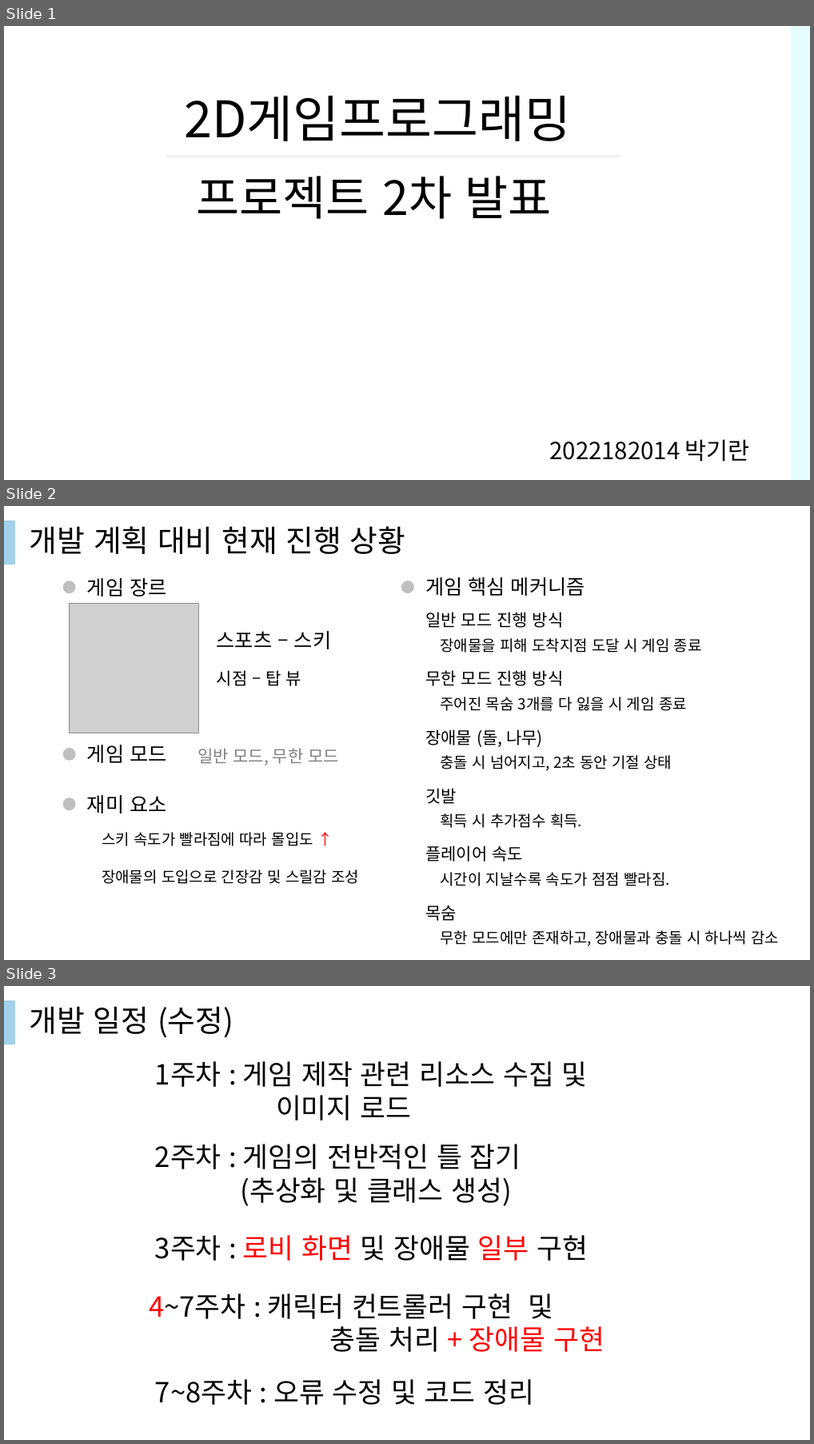
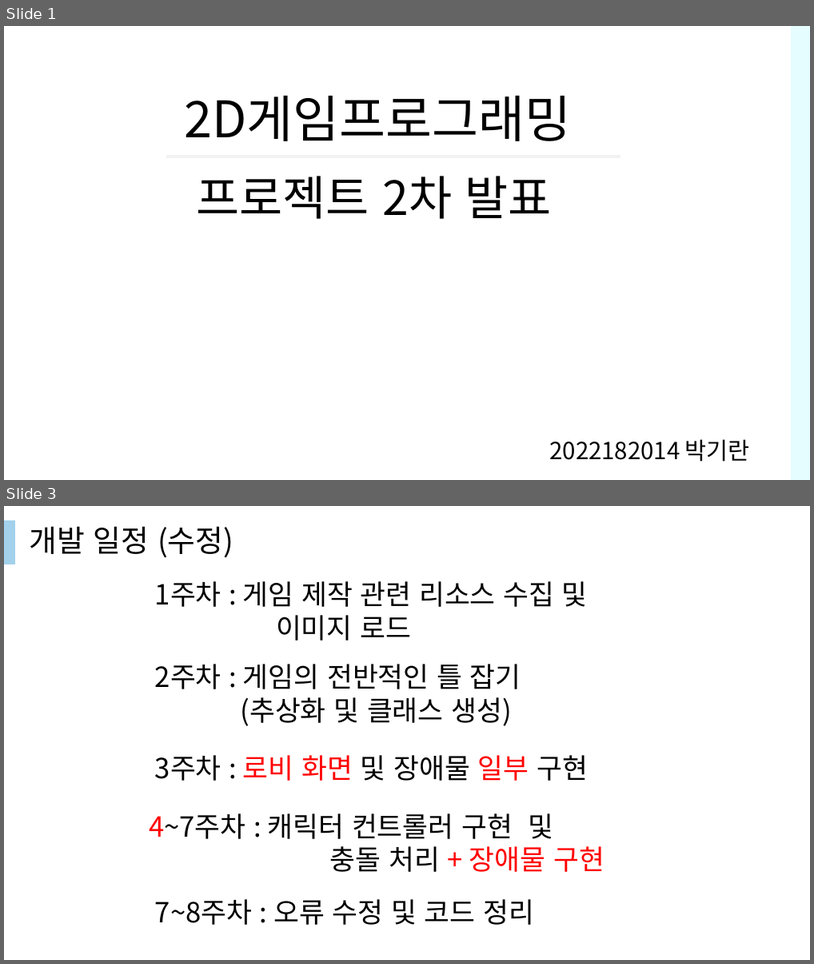
Before and after one commit to pppmang/2DGP_project, a slide deck: 2DGP_2022182014박기란_2차발표.pptx. Shown one above the other, each under a label of ours: slides 1, 2 and 3 before the commit, slides 1 and 3 after it; the slides between them are not shown. The pictures are 814x1444 and 814x964 pixels, drawn with LibreOffice and Linux fonts; fonts in the diff are those of the drawing; grey boxes stand for pictures. Boxes give left, top, right and bottom in pixels: in the first picture for what was removed or moved away, otherwise in the second. Text is boxed around its words. In the diff, an @@ line names an element or a change of style, - is before the commit and + after.

```diff
--- a/2DGP_2022182014박기란_2차발표.pptx
+++ b/2DGP_2022182014박기란_2차발표.pptx
@@ slide 2 removed at box(4, 506, 810, 960), background #FFFFFF @@
@@ rectangle removed at box(4, 520, 15, 564) @@
@@ text removed at box(30, 526, 406, 554) @@
-개발 계획 대비 현재 진행 상황
@@ text removed at box(426, 577, 586, 596) @@
-게임 핵심 메커니즘
@@ ellipse removed at box(63, 581, 75, 593) @@
@@ text removed at box(87, 578, 166, 596) @@
-게임 장르
@@ ellipse removed at box(402, 581, 414, 593) @@
@@ picture removed at box(70, 604, 198, 733) @@
@@ text removed at box(426, 612, 564, 628) @@
-일반 모드 진행 방식
@@ text removed at box(217, 631, 331, 649) @@
-스포츠 – 스키
@@ text removed at box(440, 638, 702, 652) @@
-장애물을 피해 도착지점 도달 시 게임 종료
@@ text removed at box(217, 670, 302, 686) @@
-시점 – 탑 뷰
@@ text removed at box(426, 670, 564, 686) @@
-무한 모드 진행 방식
@@ text removed at box(440, 696, 687, 711) @@
-주어진 목숨 3개를 다 잃을 시 게임 종료
@@ text removed at box(87, 744, 166, 763) @@
-게임 모드
@@ text removed at box(426, 729, 543, 747) @@
-장애물 (돌, 나무)
@@ ellipse removed at box(63, 748, 75, 760) @@
@@ text removed at box(198, 748, 339, 765) @@
-일반 모드, 무한 모드
@@ text removed at box(440, 755, 673, 771) @@
-충돌 시 넘어지고, 2초 동안 기절 상태
@@ text removed at box(426, 788, 457, 804) @@
-깃발
@@ ellipse removed at box(63, 798, 75, 810) @@
@@ text removed at box(87, 795, 166, 813) @@
-재미 요소
@@ text removed at box(440, 813, 582, 828) @@
-획득 시 추가점수 획득.
@@ text removed at box(102, 832, 314, 846) @@
-스키 속도가 빨라짐에 따라 몰입도 ↑
@@ text removed at box(426, 845, 523, 861) @@
-플레이어 속도
@@ text removed at box(102, 869, 359, 884) @@
-장애물의 도입으로 긴장감 및 스릴감 조성
@@ text removed at box(440, 872, 670, 886) @@
-시간이 지날수록 속도가 점점 빨라짐.
@@ text removed at box(426, 904, 457, 920) @@
-목숨
@@ text removed at box(440, 930, 779, 946) @@
-무한 모드에만 존재하고, 장애물과 충돌 시 하나씩 감소
```
Also in this commit, not shown: 1 slide changed, 1 slide added, 5 other files.
